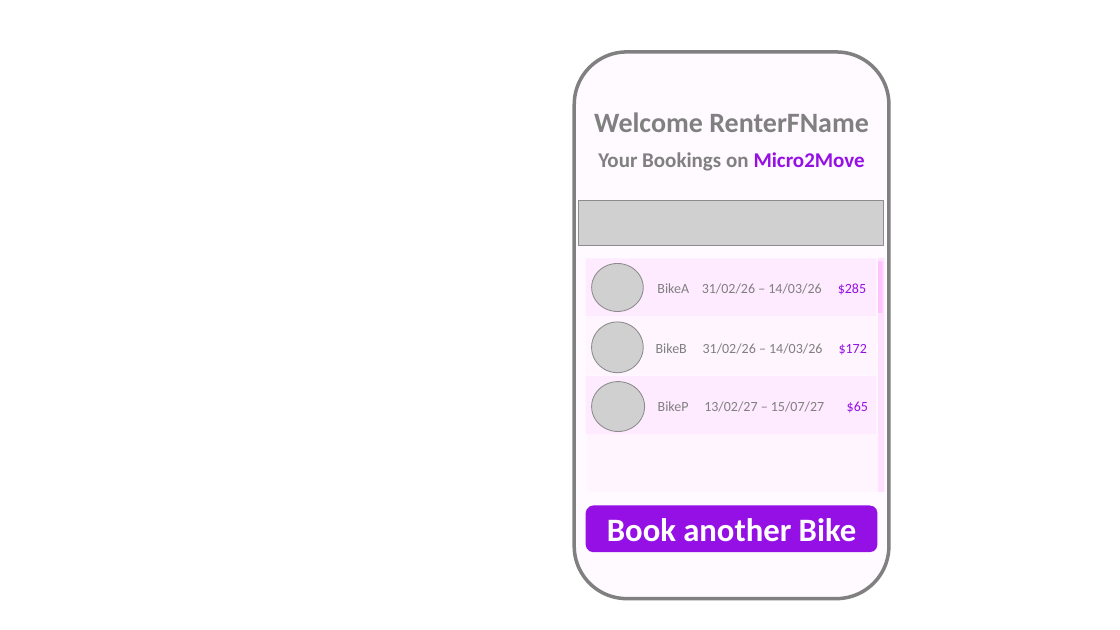
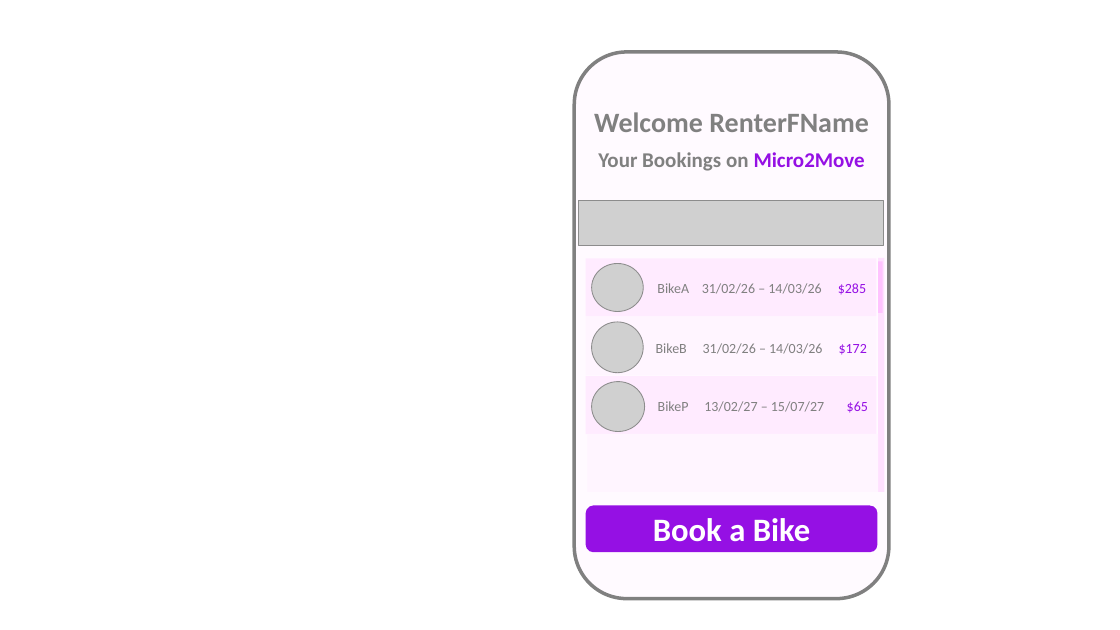
Before and after one commit to anodiamadmin/Micro2Move, a slide deck: slide 4 of RefDocs/RoughWireframeScreens.pptx. Drawn at 1120x630 pixels with LibreOffice and Linux fonts; fonts in the diff are those of the drawing; grey boxes stand for pictures. Boxes give left, top, right and bottom in pixels: in the first picture for what was removed or moved away, otherwise in the second. Text is boxed around its words. In the diff, an @@ line names an element or a change of style, - is before the commit and + after.

```diff
--- a/RefDocs/RoughWireframeScreens.pptx
+++ b/RefDocs/RoughWireframeScreens.pptx
@@ text in rounded rectangle at bbox=[653, 518, 811, 542]: text changed @@
-Book another Bike
+Book a Bike
```
Also in this commit, not shown: 2 other slides changed, 1 slide added, 1 slide removed, 10 other files.
